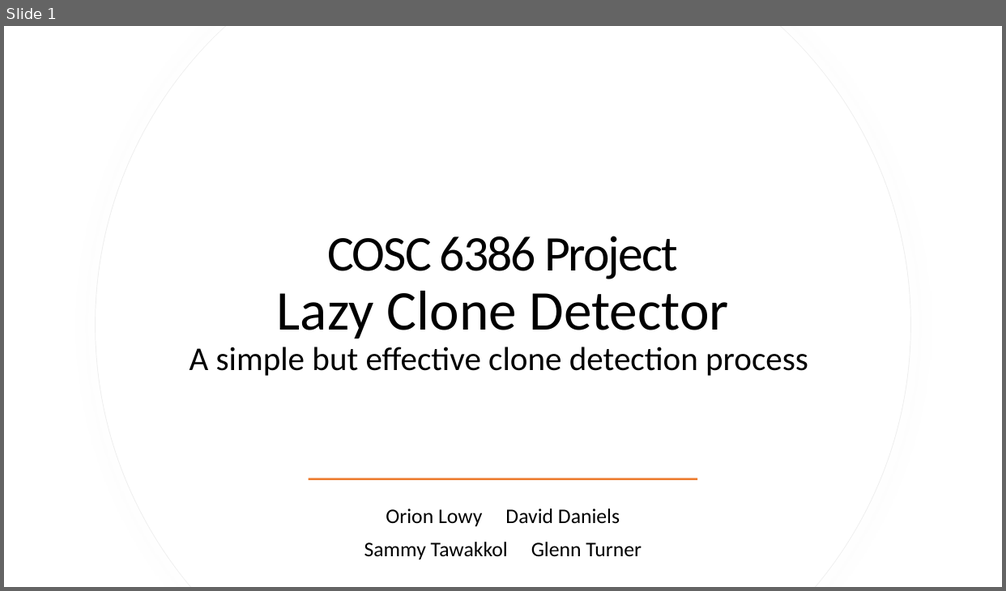
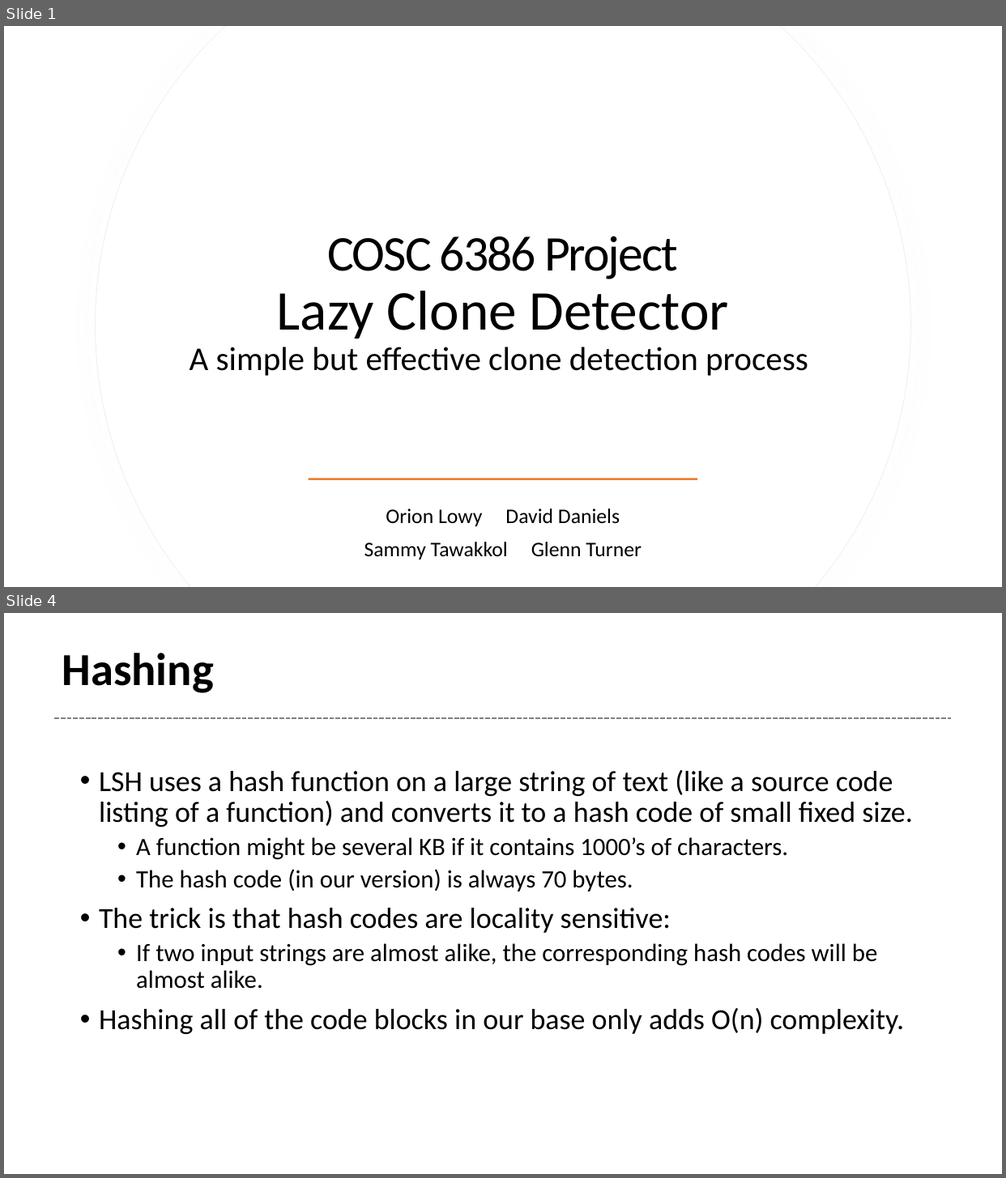
Before and after one commit to Tetricz/CodeCloneDetector, a slide deck: presentation.pptx. Shown one above the other, each under a label of ours: slide 1 before the commit, slides 1 and 4 after it; the slides between them are not shown. The pictures are 1006x591 and 1006x1178 pixels, drawn with LibreOffice and Linux fonts; fonts in the diff are those of the drawing. Boxes give left, top, right and bottom in pixels: in the first picture for what was removed or moved away, otherwise in the second. Text is boxed around its words. In the diff, an @@ line names an element or a change of style, - is before the commit and + after.

```diff
--- a/presentation.pptx
+++ b/presentation.pptx
@@ slide 4 added at (x1=4, y1=613, x2=1002, y2=1174), background #FFFFFF @@
@@ title added at (x1=62, y1=653, x2=214, y2=693), 44.1 pt, text #000000, bold @@
+Hashing
@@ line added from (54, 718) to (951, 718), #808080 1.5 pt dashed @@
@@ text added at (x1=99, y1=770, x2=913, y2=1034), 28 pt, text #000000 @@
+• LSH uses a hash function on a large string of text (like a source code listing of a function) and converts it to a hash code of small fixed size.
+  • A function might be several KB if it contains 1000’s of characters.
+  • The hash code (in our version) is always 70 bytes.
+• The trick is that hash codes are locality sensitive:
+  • If two input strings are almost alike, the corresponding hash codes will be almost alike.
+• Hashing all of the code blocks in our base only adds O(n) complexity.
```
Also in this commit, not shown: 1 slide changed, 2 other slides added.
